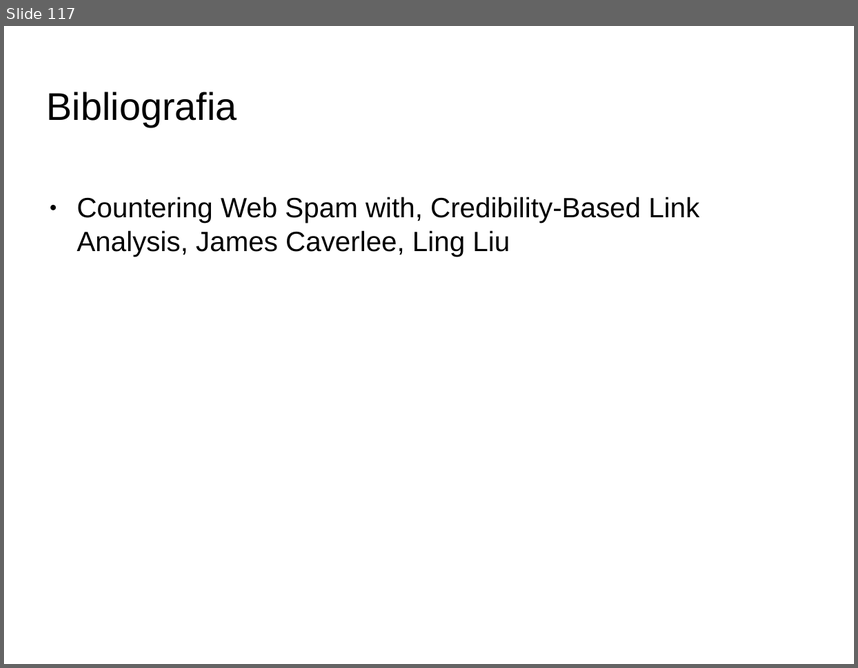
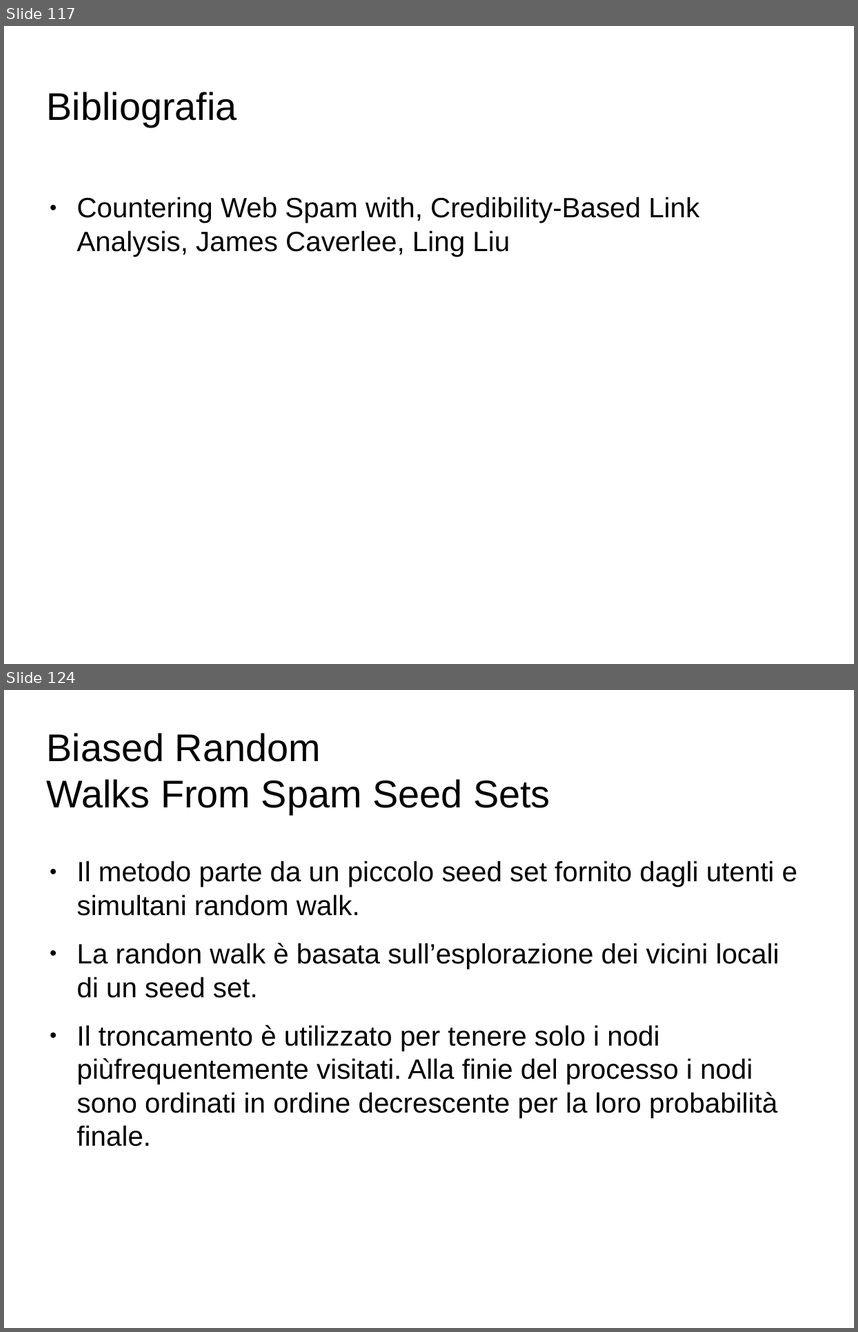
Before and after one commit to Toolanto/presentation, a slide deck: presentazione.odp. Shown one above the other, each under a label of ours: slide 117 before the commit, slides 117 and 124 after it; the slides between them are not shown. The pictures are 858x668 and 858x1332 pixels, drawn with LibreOffice and Linux fonts; fonts in the diff are those of the drawing; background and template pictures are left out. Boxes give left, top, right and bottom in pixels: in the first picture for what was removed or moved away, otherwise in the second. Text is boxed around its words. In the diff, an @@ line names an element or a change of style, - is before the commit and + after.

```diff
--- a/presentazione.odp
+++ b/presentazione.odp
@@ slide 124 added at (4,690,854,1328), background picture (left out) @@
@@ title added at (47,733,550,814), 36 pt, text #000000 @@
+Biased Random
+Walks From Spam Seed Sets
@@ text added at (77,860,797,1146), 26 pt, text #000000 @@
+● Il metodo parte da un piccolo seed set fornito dagli utenti e simultani random walk.
+● La randon walk è basata sull’esplorazione dei vicini locali di un seed set.
+● Il troncamento è utilizzato per tenere solo i nodi piùfrequentemente visitati. Alla finie del processo i nodi sono ordinati in ordine decrescente per la loro probabilità finale.
```
Also in this commit, not shown: 1 slide changed, 7 other slides added.
